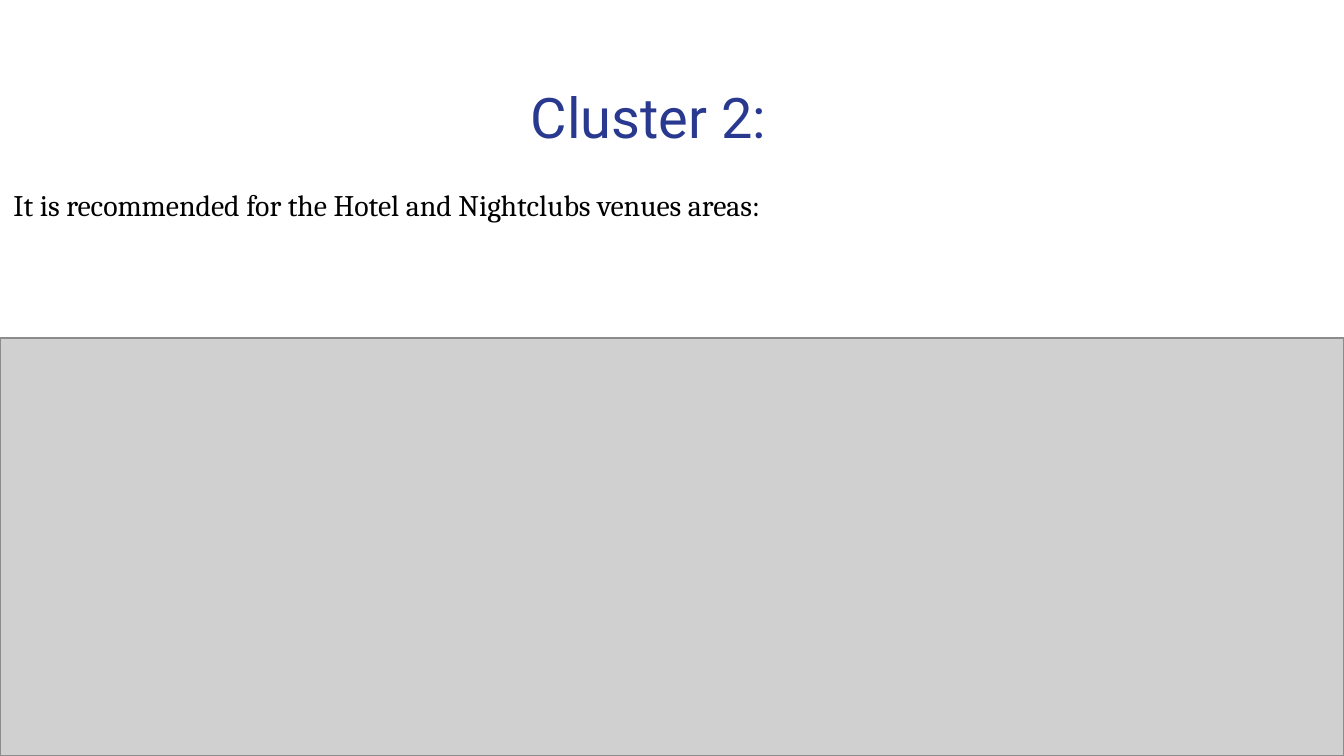
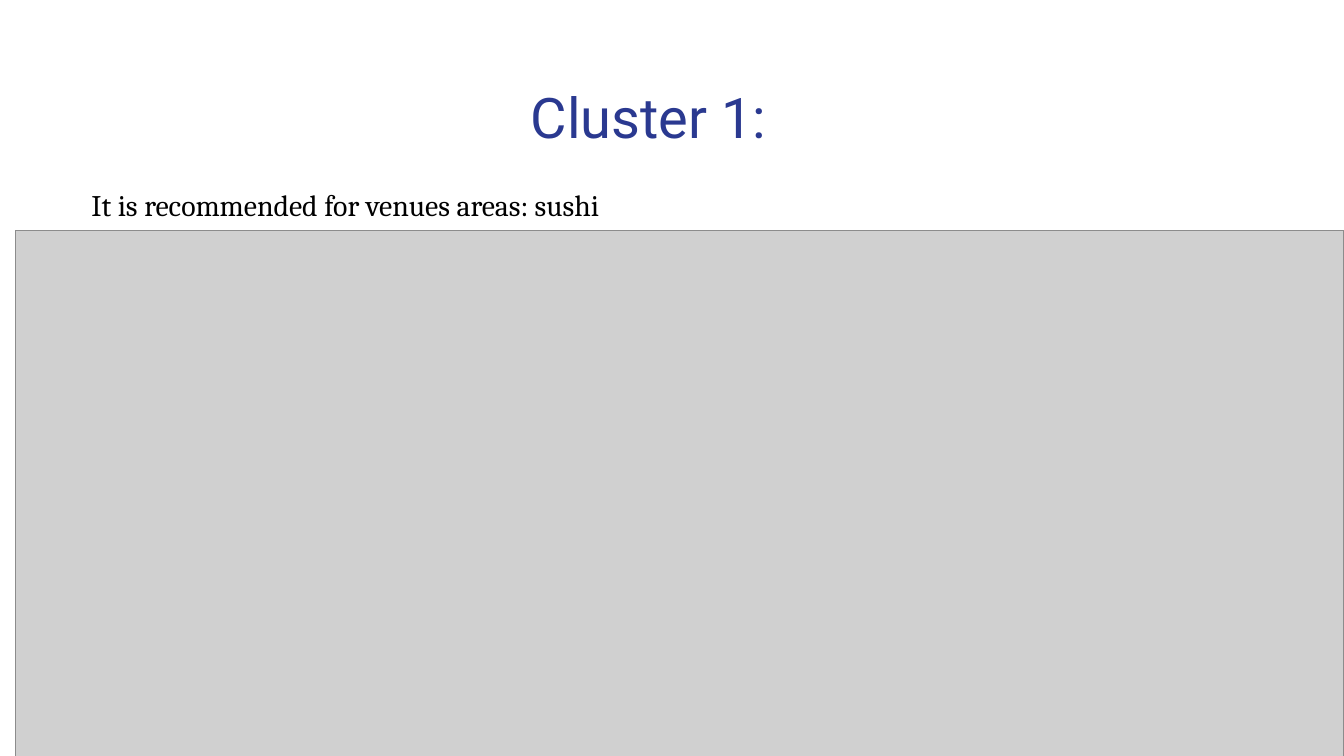
Before and after one commit to mazenkhalid2014/Coursera_Capstone, a slide deck: slide 9 of Presentation.pptx (slide 14 before the commit). Drawn at 1344x756 pixels with LibreOffice and Linux fonts; fonts in the diff are those of the drawing; grey boxes stand for pictures. Boxes give left, top, right and bottom in pixels: in the first picture for what was removed or moved away, otherwise in the second. Text is boxed around its words. In the diff, an @@ line names an element or a change of style, - is before the commit and + after.

```diff
--- a/Presentation.pptx
+++ b/Presentation.pptx
@@ text at (x1=531, y1=96, x2=766, y2=139): text changed @@
-Cluster 2:
+Cluster 1:
@@ text at (x1=91, y1=195, x2=599, y2=217): text changed @@
-It is recommended for the Hotel and Nightclubs venues areas:
+It is recommended for venues areas: sushi
@@ picture resized from (x1=0, y1=337, x2=1344, y2=755) to (x1=16, y1=231, x2=1344, y2=756) @@
```
Also in this commit, not shown: 5 other slides changed, 4 slides added, 9 slides removed.
